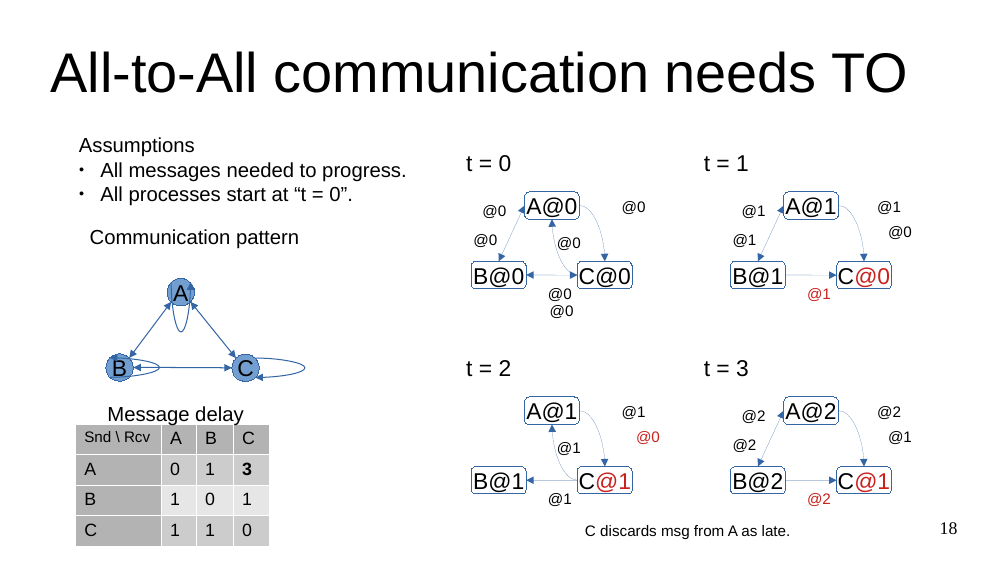
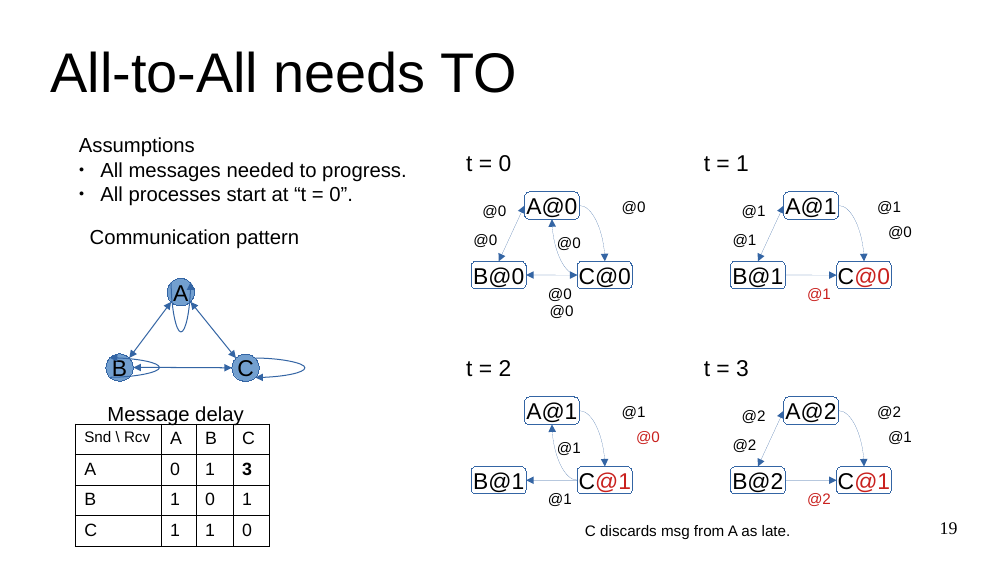
Before and after one commit to dzufferey/presentations, a slide deck: slide 19 of 2020_09_04_FRIDA/presentation.odp (slide 18 before the commit). Drawn at 1008x567 pixels with LibreOffice and Linux fonts; fonts in the diff are those of the drawing; background and template pictures are left out. Boxes give left, top, right and bottom in pixels: in the first picture for what was removed or moved away, otherwise in the second. Text is boxed around its words. In the diff, an @@ line names an element or a change of style, - is before the commit and + after.

```diff
--- a/2020_09_04_FRIDA/presentation.odp
+++ b/2020_09_04_FRIDA/presentation.odp
@@ title at (50,51,517,93): text changed @@
-All-to-All communication needs TO
+All-to-All needs TO
@@ table at (75,424,269,542) @@
@@ fill #B3B3B3 to none in 7 cells @@
@@ fill #CCCCCC to none in 6 cells @@
@@ fill #E6E6E6 to none in 3 cells @@
@@ borders changed @@
@@ page number at (940,522,958,534): text changed @@
-18
+19
```
Also in this commit, not shown: 21 other slides changed, 1 slide added, 1 slide removed, 2 other files.
